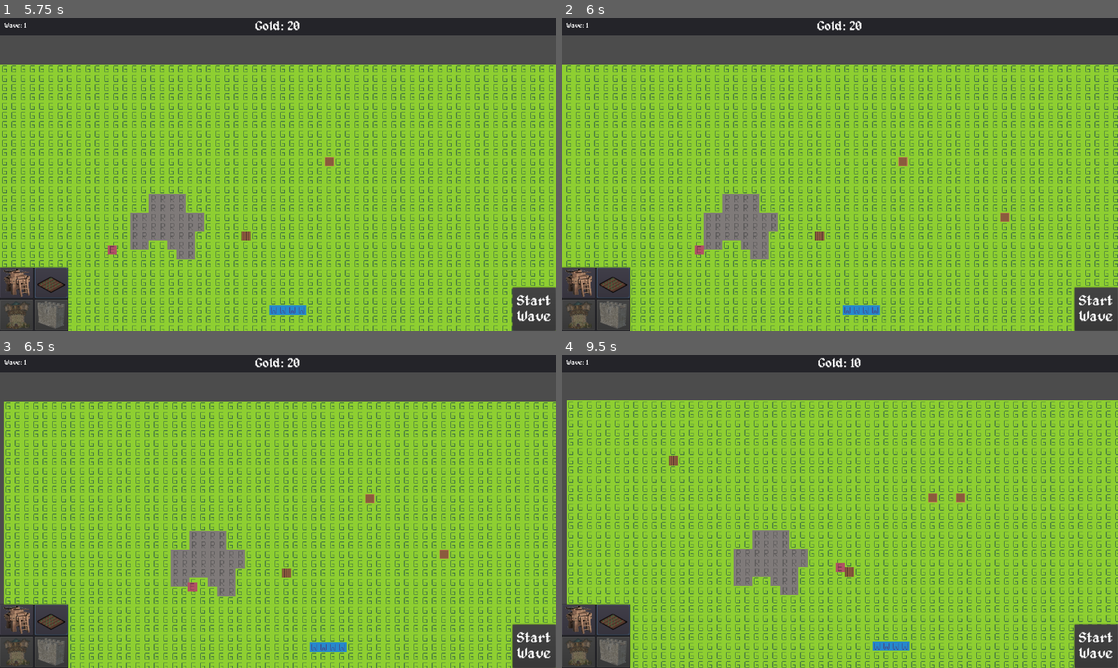
Above: before the commit, frames 1-4 (two rows, left to right).
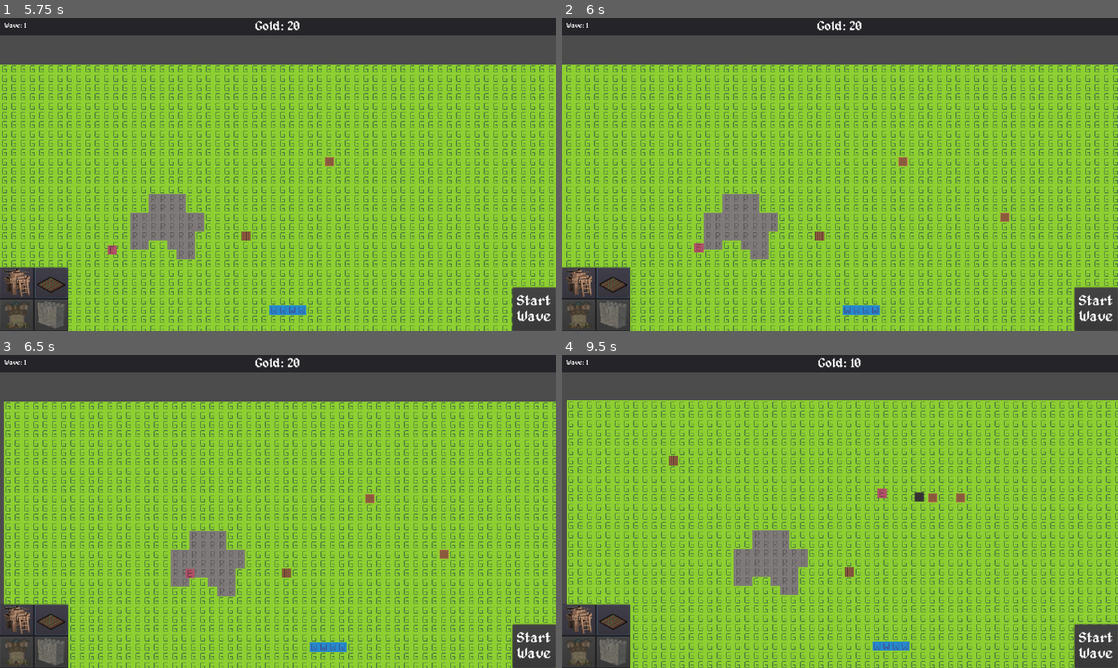
Above: after the commit, the same moments.

Repository: Joshua5437/Game-3
Game: Godot game, scene res://mainScene.tscn
The game is run twice, just before and just after one commit, with the same random seed, the same clock (stepped at 60 frames per second) and the same inputs.
Inputs (mouse positions are in pixels of both pictures, inside the frame that each line leads up to):
- Up to frame 1 (5.75 s): click "Start Wave" at 0.5 s; click (16, 284) at 1.25 s; click (50, 284) at 2 s; tap Enter at 2.75 s; move the mouse to (400, 158) at 2.77 s; hold D (move_right) 2.78-3.5 s; hold 1 2.78-3.5 s; click (400, 158) at 2.92 s; drag from (372, 161) to (38, 249) at 3.52 s; tap Space at 4.25 s; move the mouse to (333, 105) at 4.27 s; hold D (move_right) 4.28-5 s; hold Q 4.28-5 s; drag from (250, 237) to (328, 161) at 5.02 s
- Up to frame 2 (6 s): tap Enter at 5.75 s; move the mouse to (1006, 221) at 5.77 s; hold A (move_left) from 5.78 s (still down); hold 2 from 5.78 s (still down)
- Up to frame 3 (6.5 s): keep holding A (move_left); keep holding 2
- Up to frame 4 (9.5 s): release A (move_left) at 6.5 s; release 2 at 6.5 s; drag from (673, 464) to (851, 574) at 6.52 s; move the mouse to (867, 511) at 7.27 s; hold S (move_down) 7.28-8 s; hold 1 7.28-8 s; click (867, 511) at 7.42 s; drag from (756, 433) to (834, 542) at 8.02 s; move the mouse to (962, 495) at 8.77 s; hold W (move_up) from 8.78 s (still down); hold Q from 8.78 s (still down)

Frame 1 is identical in both runs. In frame 2, less than 0.1% of the frame differs, in the area x 23-26%, y 72-76%; in frame 3, 0.1%; in frame 4, 0.2%, in the area x 49-66%, y 42-70%.

Commit message:
A* pathfinding now considers its corner neighbors

Diff:
--- a/scripts/map.gd
+++ b/scripts/map.gd
@@ -12,7 +12,16 @@
 const CENTER_OFFSET = Vector2(8,8)
 const CELL_SIZE = 16
 
-const CELL_NEIGHBORS = [Vector2.UP, Vector2.DOWN, Vector2.LEFT, Vector2.RIGHT]
+const CELL_NEIGHBORS = [
+	Vector2.UP,
+	Vector2.DOWN,
+	Vector2.LEFT,
+	Vector2.RIGHT,
+	Vector2(1, -1),
+	Vector2(1, 1),
+	Vector2(-1, 1),
+	Vector2(-1, -1)
+]
 
 # Map weights for the pathfinding
 var map_weights = {
